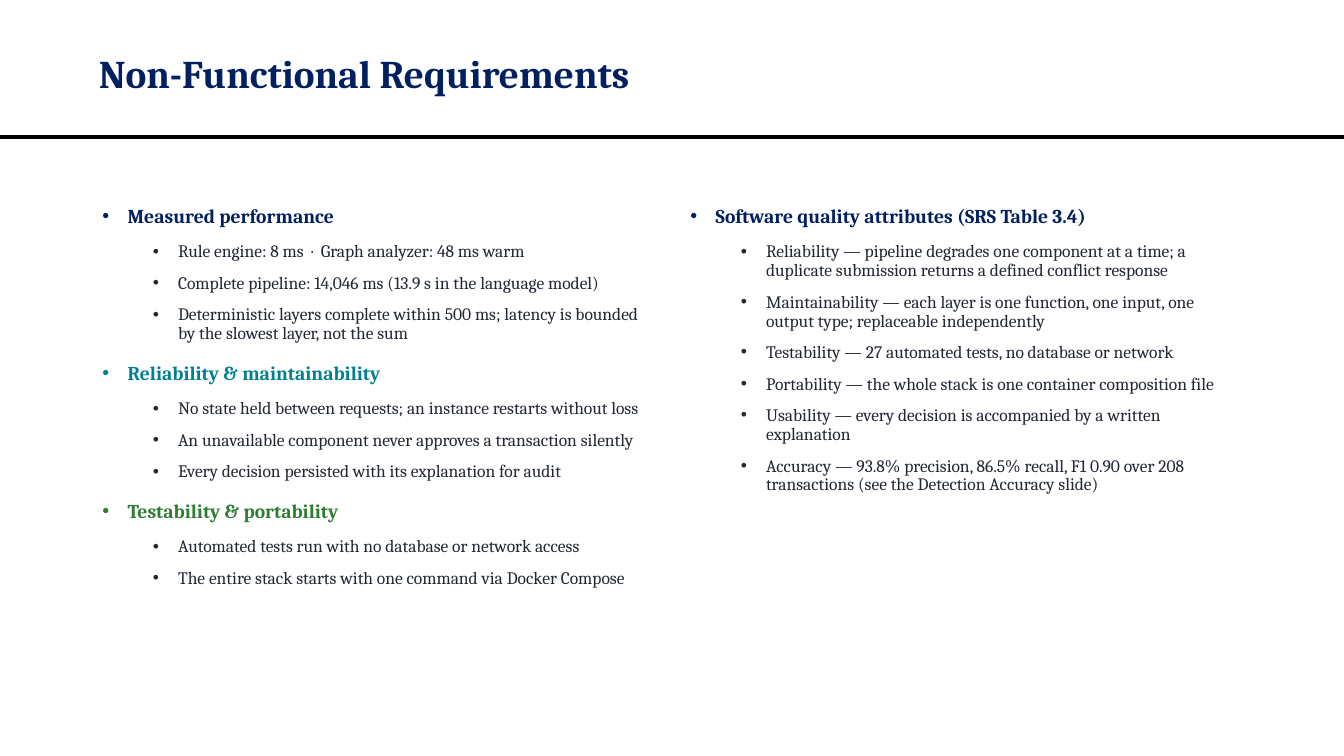
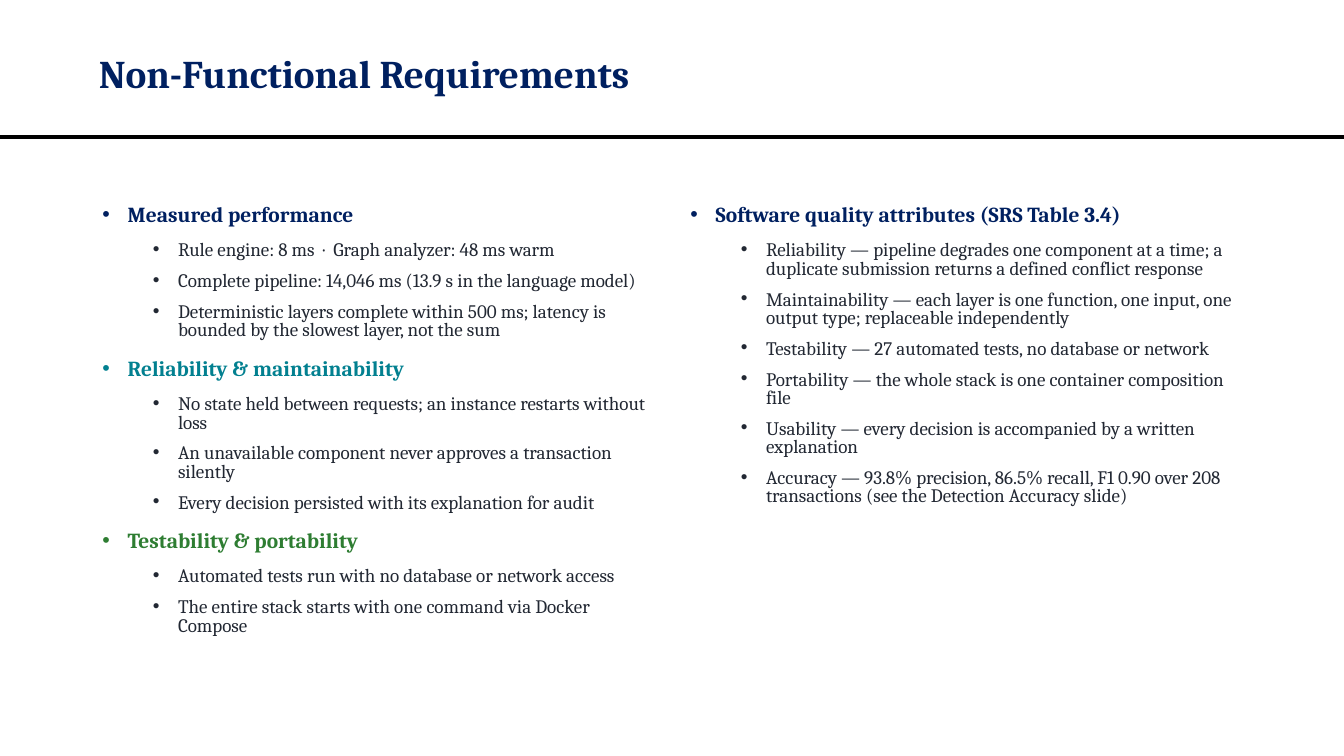
Before and after one commit to OMJOSHI15/indus11, a slide deck: slide 6 of docs/Indus11-Review2.pptx. Drawn at 1344x756 pixels with LibreOffice and Linux fonts; fonts in the diff are those of the drawing. Boxes give left, top, right and bottom in pixels: in the first picture for what was removed or moved away, otherwise in the second. Text is boxed around its words. In the diff, an @@ line names an element or a change of style, - is before the commit and + after.

```diff
--- a/docs/Indus11-Review2.pptx
+++ b/docs/Indus11-Review2.pptx
@@ text "Measured performance" at [128,207,645,636]: size 14 to 15.3 pt in "Measured performance", "Reliability & maintainability", "Testability & portability"; size 12.5 to 13.6 pt in "Rule engine: 8 ms · Graph analyzer: ...", "Complete pipeline: 14,046 ms (13.9 s in ...", "Deterministic layers complete within 500 ms; latency ...", "No state held between requests; an instance ..." and 4 more places; line spacing 0.9 to 0.8 @@
@@ text "Software quality attributes (SRS Table ..." at [716,206,1231,506]: size 14 to 15.3 pt in "Software quality attributes (SRS Table 3.4)"; size 12.5 to 13.6 pt; line spacing 0.9 to 0.8 @@
```
Also in this commit, not shown: 20 other slides changed, 1 other file.
